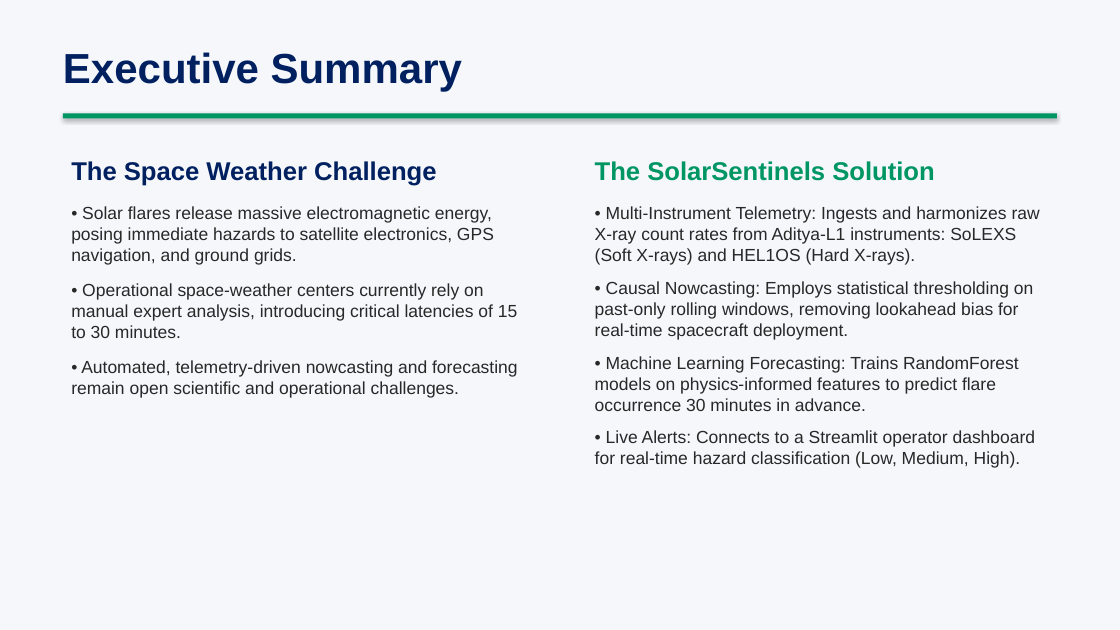
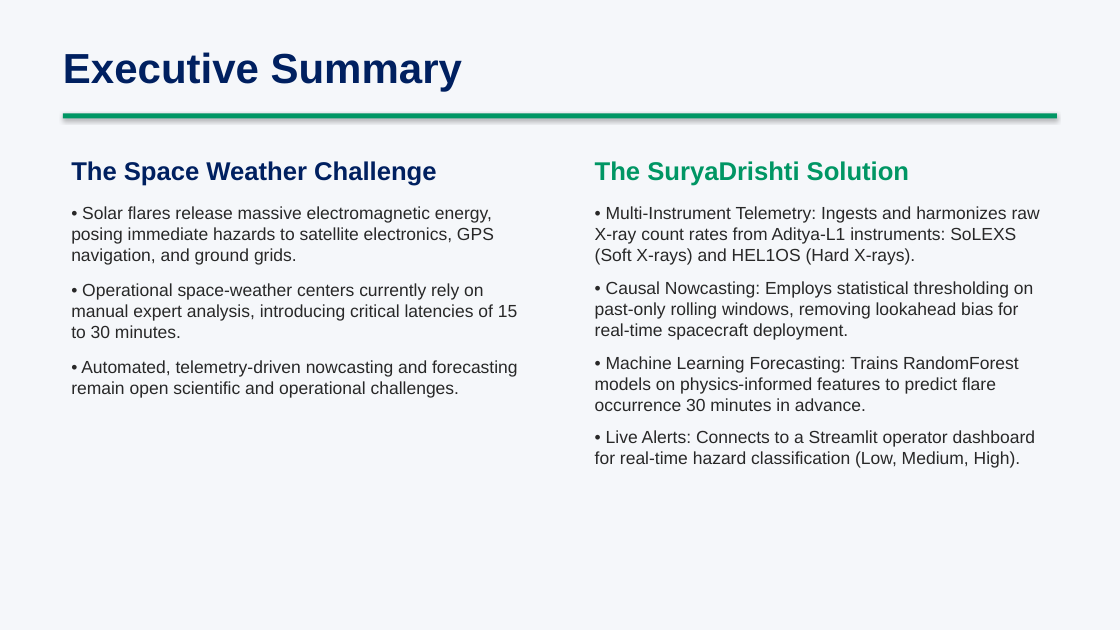
Before and after one commit to deepshekhar555/PS15_SolarFlare, a slide deck: slide 2 of AdityaL1_SolarFlare_Presentation.pptx. Drawn at 1120x630 pixels with LibreOffice and Linux fonts; fonts in the diff are those of the drawing. Boxes give left, top, right and bottom in pixels: in the first picture for what was removed or moved away, otherwise in the second. Text is boxed around its words. In the diff, an @@ line names an element or a change of style, - is before the commit and + after.

Commit message:
Finalize SolarFlare dashboard, assets, and calibration dataset (excluding large zip)

```diff
--- a/AdityaL1_SolarFlare_Presentation.pptx
+++ b/AdityaL1_SolarFlare_Presentation.pptx
@@ text at [595,161,909,186]: text changed @@
-The SolarSentinels Solution
+The SuryaDrishti Solution
```
Also in this commit, not shown: 2 other slides changed, 58 other files.
